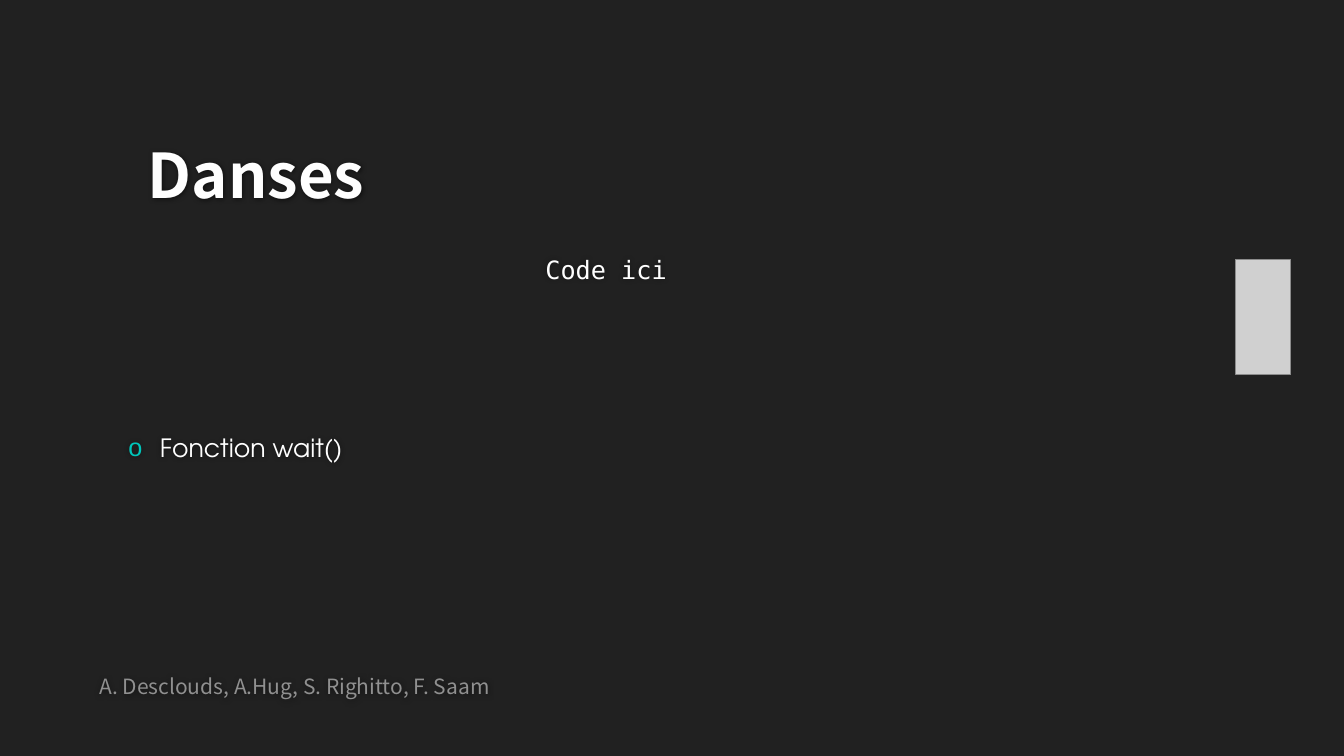
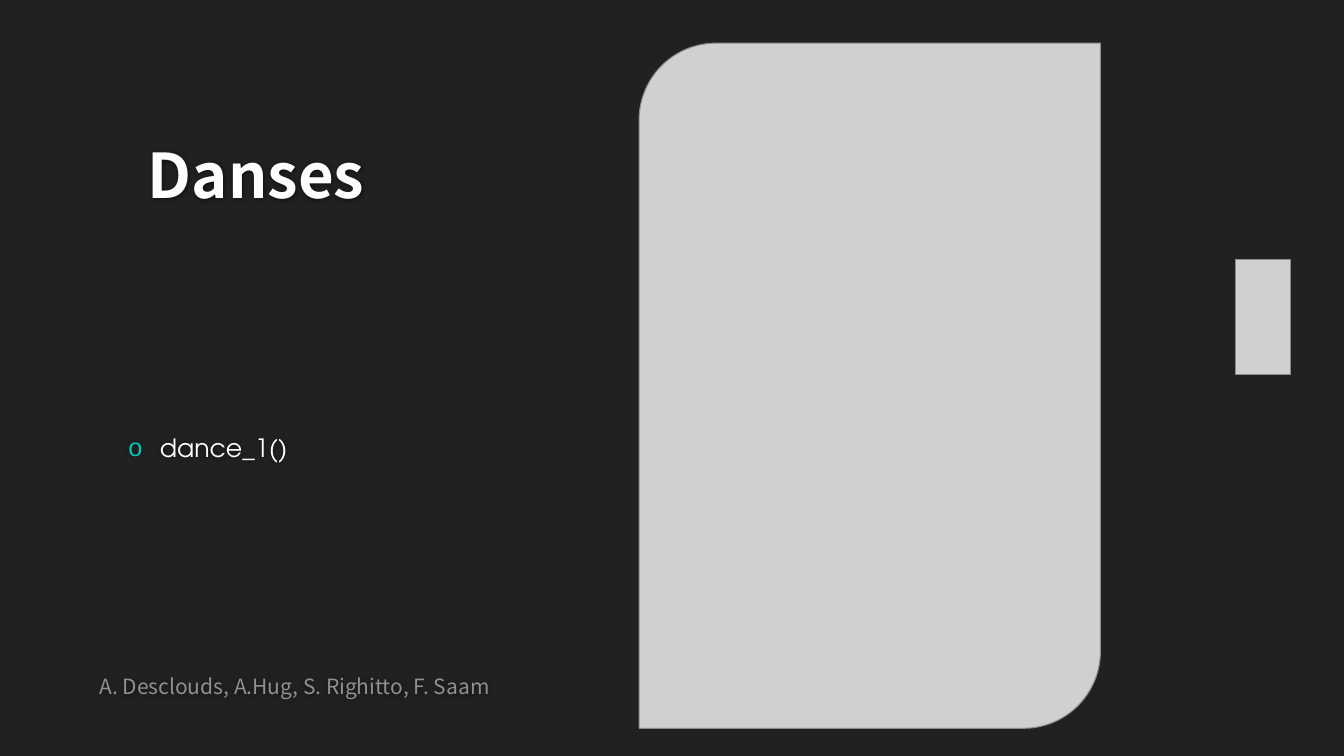
Before and after one commit to SimoneRighitto/SFT15_Elisa, a slide deck: slide 17 of Elisa-3_presentation.pptx (slide 11 before the commit). Drawn at 1344x756 pixels with LibreOffice and Linux fonts; fonts in the diff are those of the drawing; grey boxes stand for pictures; background and template pictures are left out. Boxes give left, top, right and bottom in pixels: in the first picture for what was removed or moved away, otherwise in the second. Text is boxed around its words. In the diff, an @@ line names an element or a change of style, - is before the commit and + after.

```diff
--- a/Elisa-3_presentation.pptx
+++ b/Elisa-3_presentation.pptx
@@ picture added at <box>639,43,1101,729</box> @@
@@ text removed at <box>545,260,667,280</box> @@
-Code ici
@@ text at <box>160,438,288,463</box>: text changed @@
-o Fonction wait()
+o dance_1()
```
Also in this commit, not shown: 6 other slides changed, 9 slides added, 1 other file.
